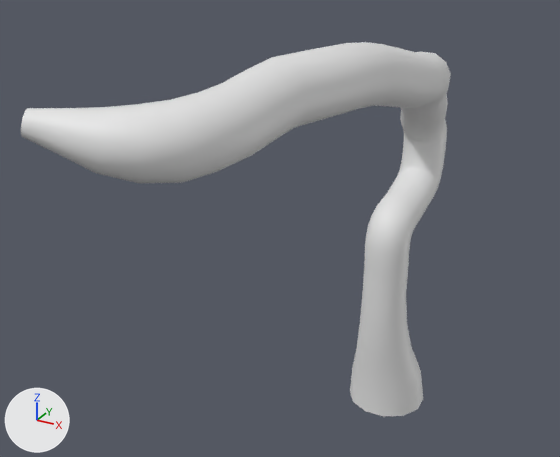
A saved change to the FBX model Models/Revised Home Of The Green/HouseVine3.fbx.
One viewpoint serves both versions: a 50 mm lens placed at (6.08, -16.59, 10.25), pointed at (-1.45, -2.91, 3.41). The lights are fixed; the arrows at lower left show +X, +Y and +Z. Where no turn or scale is listed for an object, it has been applied to the vertices.

Script lines for the objects in view, before the commit:
```python
me_mesh = bpy.data.meshes.new('Mesh')
me_mesh.from_pydata(...)  # 672 vertices, 665 faces; spans x -1.59..1.53, y -9.79..2.89, z -2.73..7.95
ob_housevine3 = bpy.data.objects.new('HouseVine3', me_mesh)
ob_housevine3.location = (0.0, 0.0, 0.0)
```
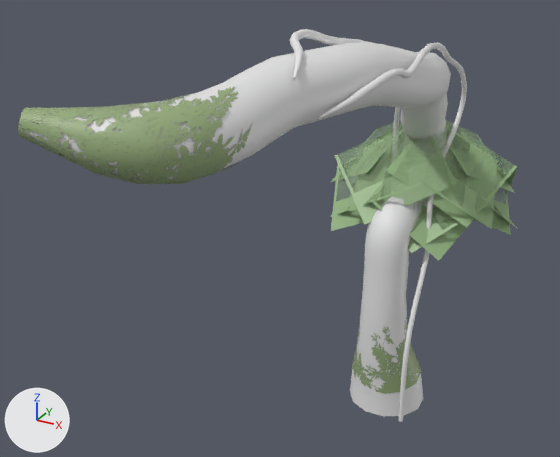
The newer file is also turned or shifted as a whole; pictures and numbers use the older file's frame.

Pixel boxes (x1, y1, x2, y2) of what changed, in the pictures (560 x 457 px):
'HouseVineDecal1', added
    after: (18, 87, 253, 184)
'LeafAlpha_3', added
    after: (349, 125, 497, 229)
'LeafAlpha_4', added
    after: (335, 130, 457, 225)
'SmallHouseVine1', added
    after: (319, 42, 467, 422)
'LeafAlpha_2', added
    after: (386, 136, 517, 227)
'HouseVineDecal', added
    after: (352, 301, 422, 394)
'LeafAlpha_3_2', added
    after: (330, 154, 467, 261)
'SmallHouseVine2', added
    after: (290, 29, 401, 164)
'LeafAlpha_0', added
    after: (331, 124, 470, 182)
'LeafAlpha_4_2', added
    after: (331, 152, 448, 231)
'LeafAlpha_2_2', added
    after: (384, 153, 518, 253)
'LeafAlpha_1', added
    after: (364, 125, 515, 193)
'LeafAlpha_1_2', added
    after: (449, 147, 511, 235)
'LeafAlpha_0_2', added
    after: (351, 149, 467, 189)

Diff of the bpy script that builds the scene:
```diff
--- a/Models/Revised Home Of The Green/HouseVine3.fbx.py
+++ b/Models/Revised Home Of The Green/HouseVine3.fbx.py
@@ mat_leaves1 @@
+mat_leaves1 = bpy.data.materials.new('Leaves1')
+# colours: green #95b483
+# uses the picture img_plants_0005_sphere_300_copy_png
@@ mat_leaves2 @@
+mat_leaves2 = bpy.data.materials.new('leaves2')
+# colours: green #95ab7a
+# uses the picture img_kisspng_tree_branch_deciduous_pine_trees_5abb0473c2c403_png
@@ ob_leafalpha_1 @@
+ob_leafalpha_1 = bpy.data.objects.new('LeafAlpha_1', me_mesh_003)  # 6 vertices, 2 faces; spans x -2.21..1.88, y -2.18..1.13, z -1.74..0.52
+ob_leafalpha_1.location = (0.34, 3.58, 4.41)
@@ ob_leafalpha_3 @@
+ob_leafalpha_3 = bpy.data.objects.new('LeafAlpha_3', me_mesh_005)  # 6 vertices, 2 faces; spans x -2.13..1.78, y -1.07..2.04, z -1.74..0.52
+ob_leafalpha_3.location = (0.48, 1.11, 4.41)
@@ ob_leafalpha_0_2 @@
+ob_leafalpha_0_2 = bpy.data.objects.new('LeafAlpha_0_2', me_mesh_007)  # 6 vertices, 2 faces; spans x -1.78..2.24, y -2.16..1.16, z -1.74..0.52
+ob_leafalpha_0_2.location = (-0.58, 3.48, 3.74)
@@ ob_leafalpha_3_2 @@
+ob_leafalpha_3_2 = bpy.data.objects.new('LeafAlpha_3_2', me_mesh_010)  # 6 vertices, 2 faces; spans x -1.89..2.1, y -1.06..2.06, z -1.74..0.52
+ob_leafalpha_3_2.location = (-0.19, 1.04, 3.74)
@@ ob_leafalpha_2_2 @@
+ob_leafalpha_2_2 = bpy.data.objects.new('LeafAlpha_2_2', me_mesh_009)  # 6 vertices, 2 faces; spans x -2.35..1.4, y -1.82..2.35, z -1.74..0.52
+ob_leafalpha_2_2.location = (1.17, 1.73, 3.74)
@@ ob_leafalpha_2 @@
+ob_leafalpha_2 = bpy.data.objects.new('LeafAlpha_2', me_mesh_004)  # 6 vertices, 2 faces; spans x -1.75..1.1, y -1.83..1.82, z -1.74..0.52
+ob_leafalpha_2.location = (1.31, 2.39, 4.41)
@@ ob_leafalpha_0 @@
+ob_leafalpha_0 = bpy.data.objects.new('LeafAlpha_0', me_mesh_002)  # 6 vertices, 2 faces; spans x -1.51..2.4, y -2.38..1.75, z -1.74..0.52
+ob_leafalpha_0.location = (-1.08, 3.03, 4.41)
@@ ob_housevinedecal @@
+ob_housevinedecal = bpy.data.objects.new('HouseVineDecal', me_mesh_014)  # 48 vertices, 36 faces; spans x -0.94..0.91, y -0.56..1.41, z -0.14..2.69
+ob_housevinedecal.location = (0.0, 0.0, -1.84)
@@ ob_leafalpha_1_2 @@
+ob_leafalpha_1_2 = bpy.data.objects.new('LeafAlpha_1_2', me_mesh_008)  # 6 vertices, 2 faces; spans x -2.37..1.57, y -2.42..1.67, z -1.74..0.52
+ob_leafalpha_1_2.location = (0.93, 3.24, 3.74)
@@ ob_housevinedecal1 @@
+ob_housevinedecal1 = bpy.data.objects.new('HouseVineDecal1', me_mesh_013)  # 84 vertices, 72 faces; spans x -1.62..0.97, y -1.92..0.35, z -0.42..0.76
+ob_housevinedecal1.location = (0.0, -7.9, 7.06)
@@ ob_leafalpha_4_2 @@
+ob_leafalpha_4_2 = bpy.data.objects.new('LeafAlpha_4_2', me_mesh_011)  # 6 vertices, 2 faces; spans x -1.11..1.74, y -1.72..1.85, z -1.74..0.52
+ob_leafalpha_4_2.location = (-1.27, 2.12, 3.74)
@@ ob_leafalpha_4 @@
+ob_leafalpha_4 = bpy.data.objects.new('LeafAlpha_4', me_mesh_006)  # 6 vertices, 2 faces; spans x -1.45..2.33, y -1.73..2.38, z -1.74..0.52
+ob_leafalpha_4.location = (-1.0, 1.5, 4.41)
@@ ob_smallhousevine1 @@
+ob_smallhousevine1 = bpy.data.objects.new('SmallHouseVine1', me_mesh_001)  # 361 vertices, 360 faces; spans x -0.28..0.82, y -5.73..3.28, z -0.17..9.73
+ob_smallhousevine1.location = (0.92, -0.73, -2.16)
@@ ob_smallhousevine2 @@
+ob_smallhousevine2 = bpy.data.objects.new('SmallHouseVine2', me_mesh_1)  # 361 vertices, 360 faces; spans x -0.32..1.45, y -8.91..0.11, z -0.37..9.88
+ob_smallhousevine2.location = (-0.43, 1.98, -1.66)
```
